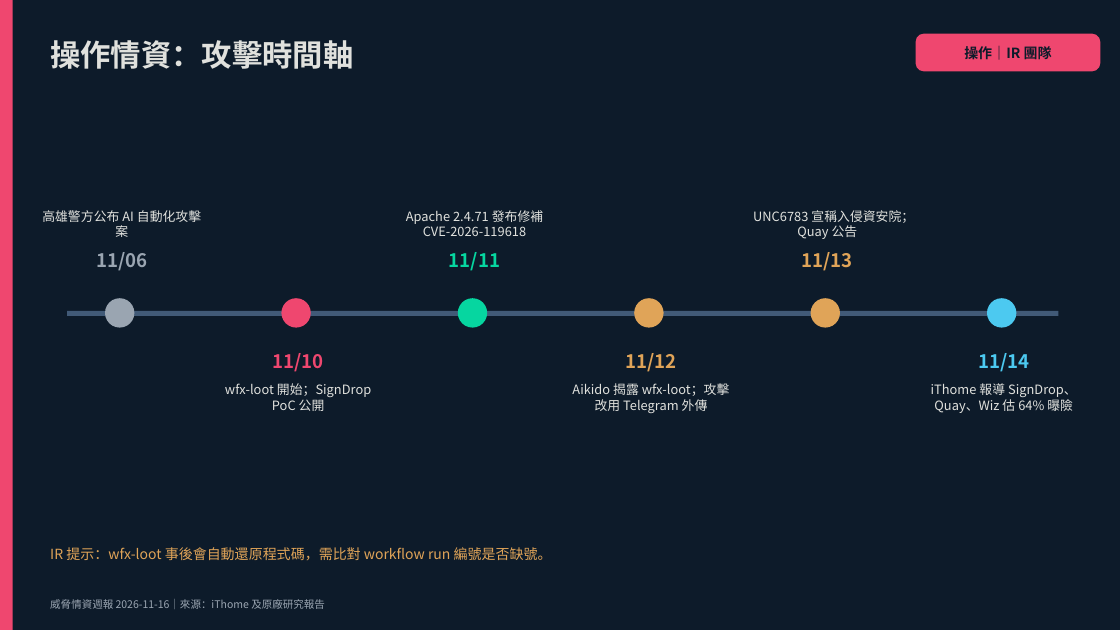
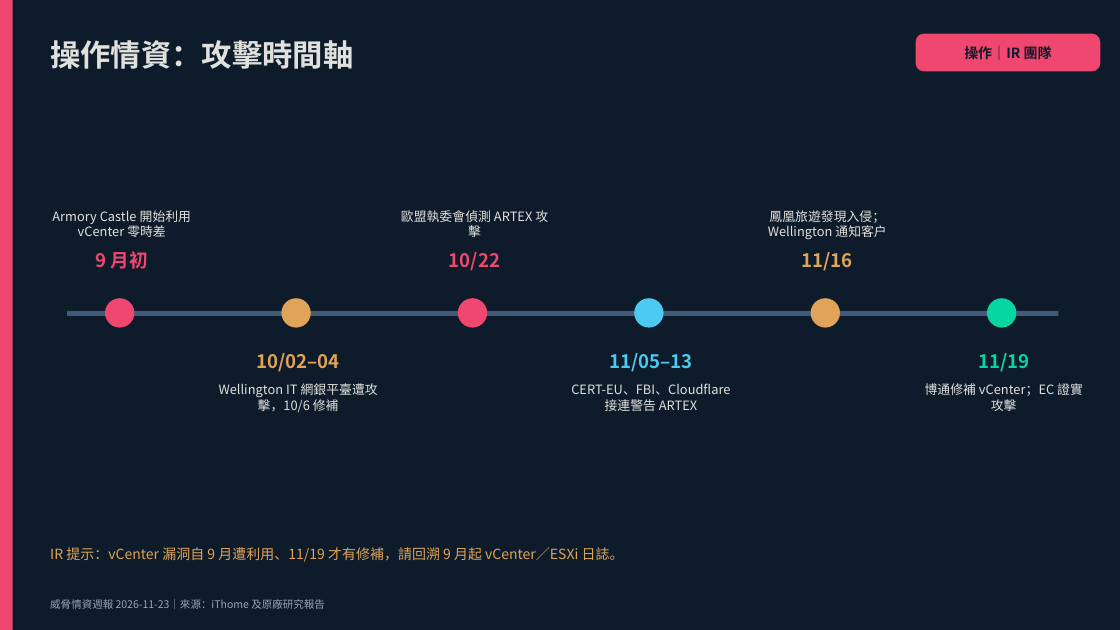
Before and after one commit to fei3363/cdp-tool, a slide deck: slide 7 of threat_intel_report_202611.pptx. Drawn at 1120x630 pixels with LibreOffice and Linux fonts; fonts in the diff are those of the drawing. Boxes give left, top, right and bottom in pixels: in the first picture for what was removed or moved away, otherwise in the second. Text is boxed around its words. In the diff, an @@ line names an element or a change of style, - is before the commit and + after.

```diff
--- a/threat_intel_report_202611.pptx
+++ b/threat_intel_report_202611.pptx
@@ text at bbox=[52, 210, 191, 237]: text changed @@
-高雄警方公布 AI 自動化攻擊案
+Armory Castle 開始利用 vCenter 零時差
@@ text at bbox=[401, 210, 548, 237]: text changed @@
-Apache 2.4.71 發布修補 CVE-2026-119618
+歐盟執委會偵測 ARTEX 攻擊
@@ text at bbox=[768, 210, 886, 239]: text changed @@
-UNC6783 宣稱入侵資安院；Quay 公告
+鳳凰旅遊發現入侵；Wellington 通知客戶
@@ text at bbox=[96, 251, 148, 269]: text changed; text colour #9AA5B1 to #EF476F @@
-11/06
+9 月初
@@ text at bbox=[449, 252, 500, 271]: text changed; text colour #06D6A0 to #EF476F @@
-11/11
+10/22
@@ text at bbox=[802, 252, 853, 271]: text changed @@
-11/13
+11/16
@@ ellipse at bbox=[105, 298, 134, 328]: fill #9AA5B1 to #EF476F @@
@@ ellipse at bbox=[281, 298, 311, 328]: fill #EF476F to #E0A458 @@
@@ ellipse at bbox=[458, 298, 487, 328]: fill #06D6A0 to #EF476F @@
@@ ellipse at bbox=[634, 298, 664, 328]: fill #E0A458 to #4CC9F0 @@
@@ ellipse at bbox=[987, 298, 1017, 328]: fill #4CC9F0 to #06D6A0 @@
@@ text at bbox=[257, 353, 340, 372]: text changed; text colour #EF476F to #E0A458 @@
-11/10
+10/02–04
@@ text at bbox=[609, 353, 692, 372]: text changed; text colour #E0A458 to #4CC9F0 @@
-11/12
+11/05–13
@@ text at bbox=[978, 353, 1029, 372]: text changed; text colour #4CC9F0 to #06D6A0 @@
-11/14
+11/19
@@ text at bbox=[219, 383, 378, 412]: text changed @@
-wfx-loot 開始；SignDrop PoC 公開
+Wellington IT 網銀平臺遭攻擊，10/6 修補
@@ text at bbox=[571, 383, 730, 411]: text changed @@
-Aikido 揭露 wfx-loot；攻擊改用 Telegram 外傳
+CERT-EU、FBI、Cloudflare 接連警告 ARTEX
@@ text at bbox=[925, 383, 1083, 411]: text changed @@
-iThome 報導 SignDrop、Quay、Wiz 估 64% 曝險
+博通修補 vCenter；EC 證實攻擊
@@ text at bbox=[50, 547, 624, 562]: text changed @@
-IR 提示：wfx-loot 事後會自動還原程式碼，需比對 workflow run 編號是否缺號。
+IR 提示：vCenter 漏洞自 9 月遭利用、11/19 才有修補，請回溯 9 月起 vCenter／ESXi 日誌。
@@ text at bbox=[50, 599, 325, 609]: text changed @@
-威脅情資週報 2026-11-16｜來源：iThome 及原廠研究報告
+威脅情資週報 2026-11-23｜來源：iThome 及原廠研究報告
```
Also in this commit, not shown: 12 other slides changed, 1 other file.
